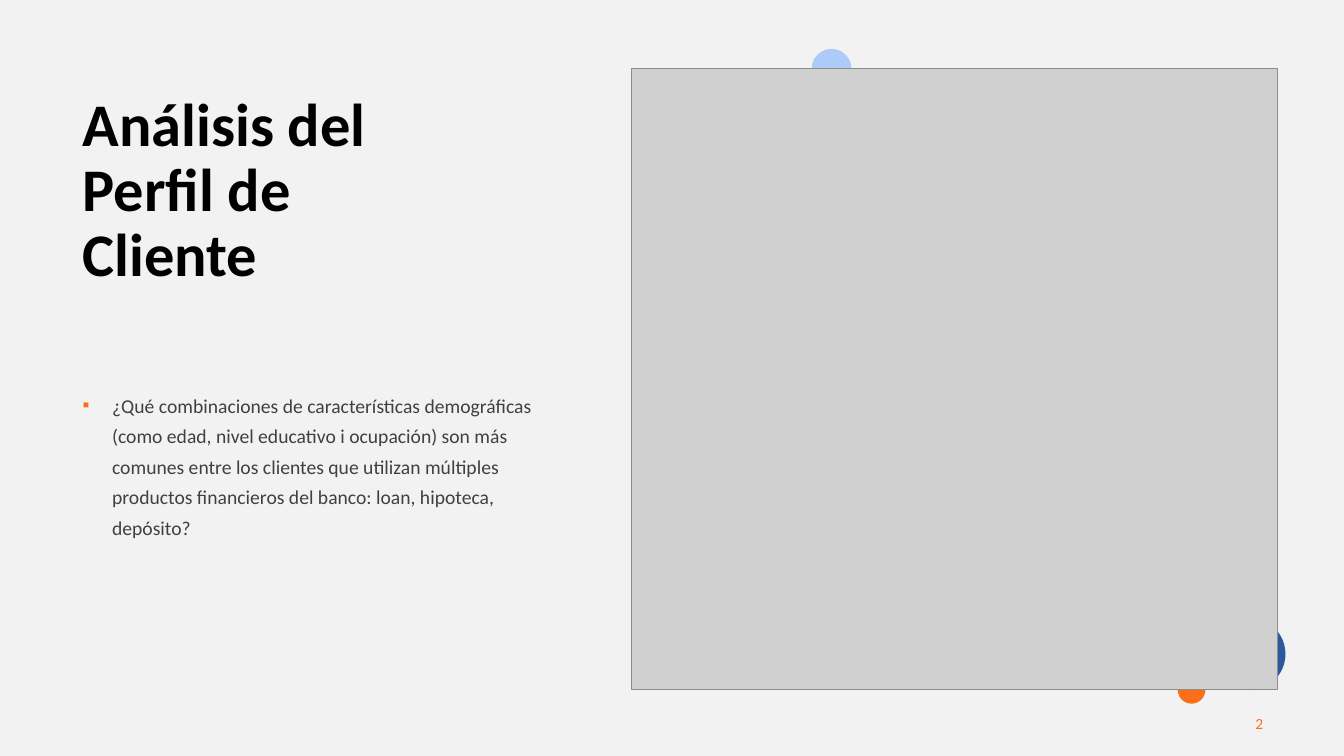
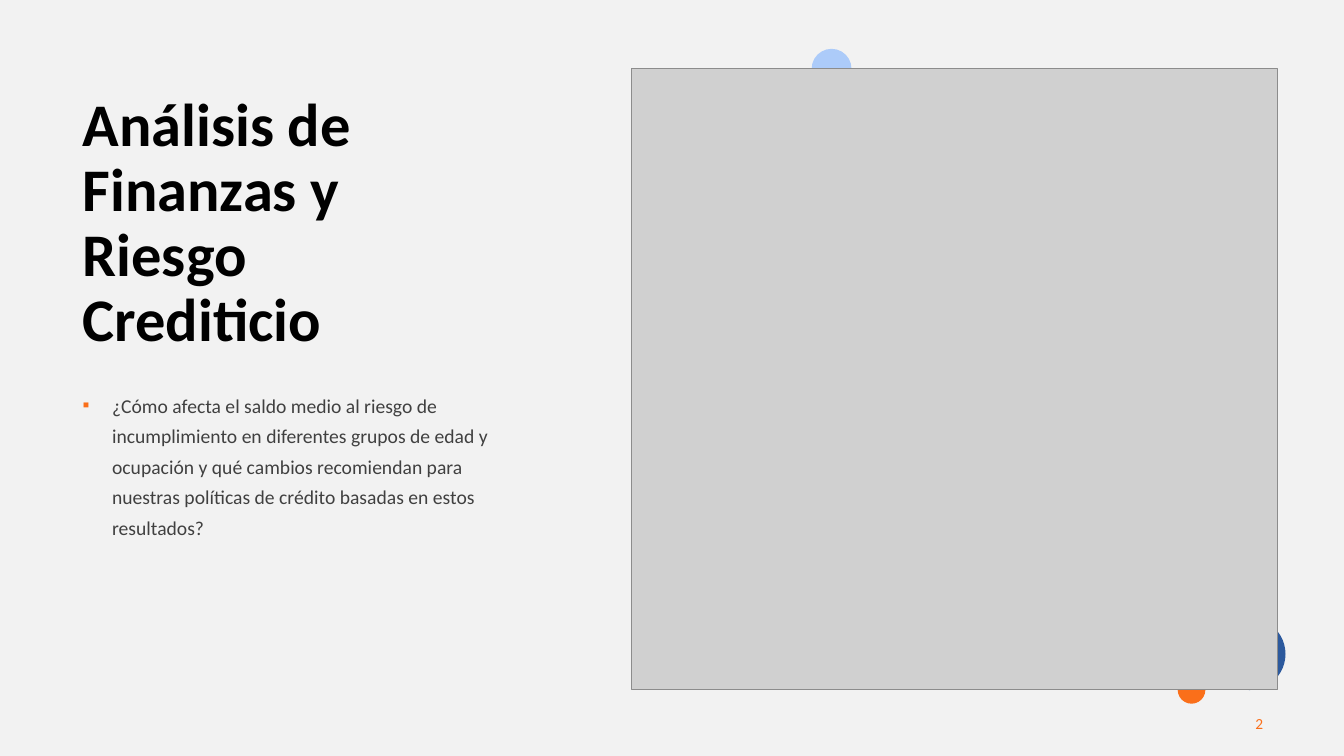
Before and after one commit to MarinaTorba/PersonalDataProrjects, a slide deck: slide 2 of Equip_B/results/S4_Presentacion_Finanzas.pptx. Drawn at 1344x756 pixels with LibreOffice and Linux fonts; fonts in the diff are those of the drawing; grey boxes stand for pictures. Boxes give left, top, right and bottom in pixels: in the first picture for what was removed or moved away, otherwise in the second. Text is boxed around its words. In the diff, an @@ line names an element or a change of style, - is before the commit and + after.

Commit message:
upload

```diff
--- a/Equip_B/results/S4_Presentacion_Finanzas.pptx
+++ b/Equip_B/results/S4_Presentacion_Finanzas.pptx
@@ title at (x1=83, y1=103, x2=351, y2=342): text changed @@
-Análisis del Perfil de Cliente
+Análisis de Finanzas y
+Riesgo Crediticio
@@ text at (x1=112, y1=399, x2=488, y2=535): text changed @@
-▪ ¿Qué combinaciones de características demográficas (como edad, nivel educativo i ocupación) son más comunes entre los clientes que utilizan múltiples productos financieros del banco: loan, hipoteca, depósito?
+▪ ¿Cómo afecta el saldo medio al riesgo de incumplimiento en diferentes grupos de edad y ocupación y qué cambios recomiendan para nuestras políticas de crédito basadas en estos resultados?
```
Also in this commit, not shown: 5 other slides changed.
